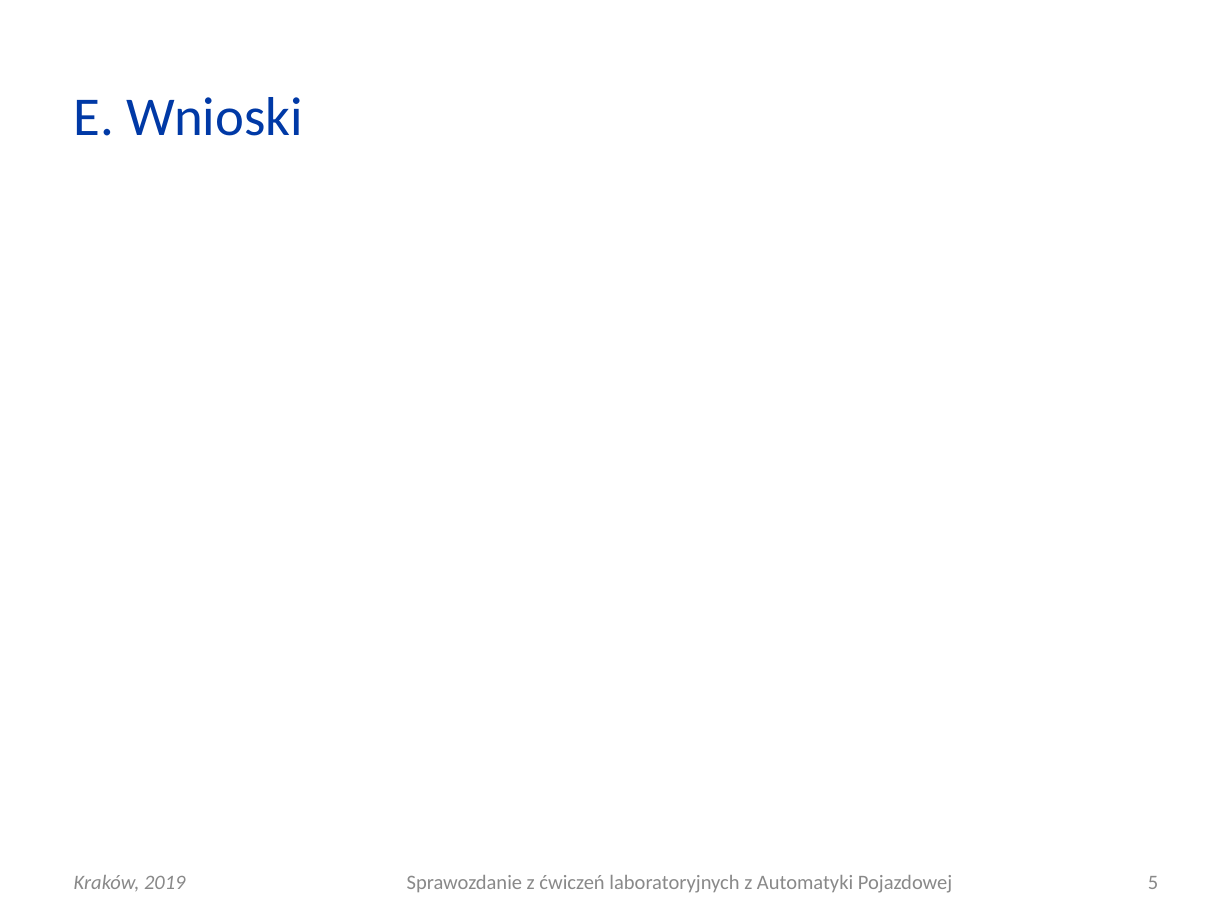
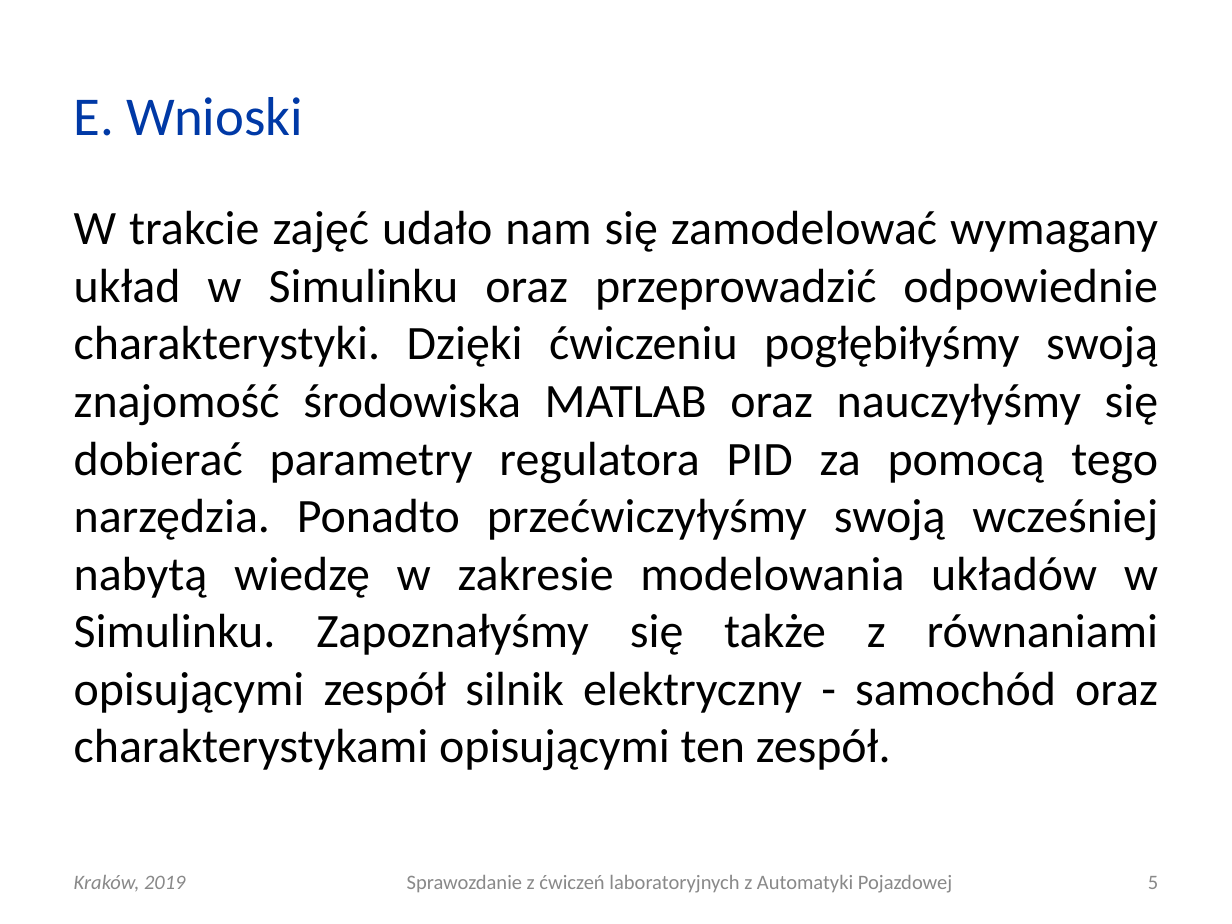
Before and after one commit to elfsonix/Automatyka-Pojazdowa, a slide deck: slide 5 of Lab8/AP_L08_20190403_0930_G03.ppt. Drawn at 1232x924 pixels with LibreOffice and Linux fonts; fonts in the diff are those of the drawing. Boxes give left, top, right and bottom in pixels: in the first picture for what was removed or moved away, otherwise in the second. Text is boxed around its words. In the diff, an @@ line names an element or a change of style, - is before the commit and + after.

Commit message:
wnioski

```diff
--- a/Lab8/AP_L08_20190403_0930_G03.ppt
+++ b/Lab8/AP_L08_20190403_0930_G03.ppt
@@ text added at box(74, 210, 1159, 771), 28 pt, text #000000 @@
+W trakcie zajęć udało nam się zamodelować wymagany układ w Simulinku oraz przeprowadzić odpowiednie charakterystyki. Dzięki ćwiczeniu pogłębiłyśmy swoją znajomość środowiska MATLAB oraz nauczyłyśmy się dobierać parametry regulatora PID za pomocą tego narzędzia. Ponadto przećwiczyłyśmy swoją wcześniej nabytą wiedzę w zakresie modelowania układów w Simulinku. Zapoznałyśmy się także z równaniami opisującymi zespół silnik elektryczny - samochód oraz charakterystykami opisującymi ten zespół.
```
Also in this commit, not shown: 1 other slide changed.
